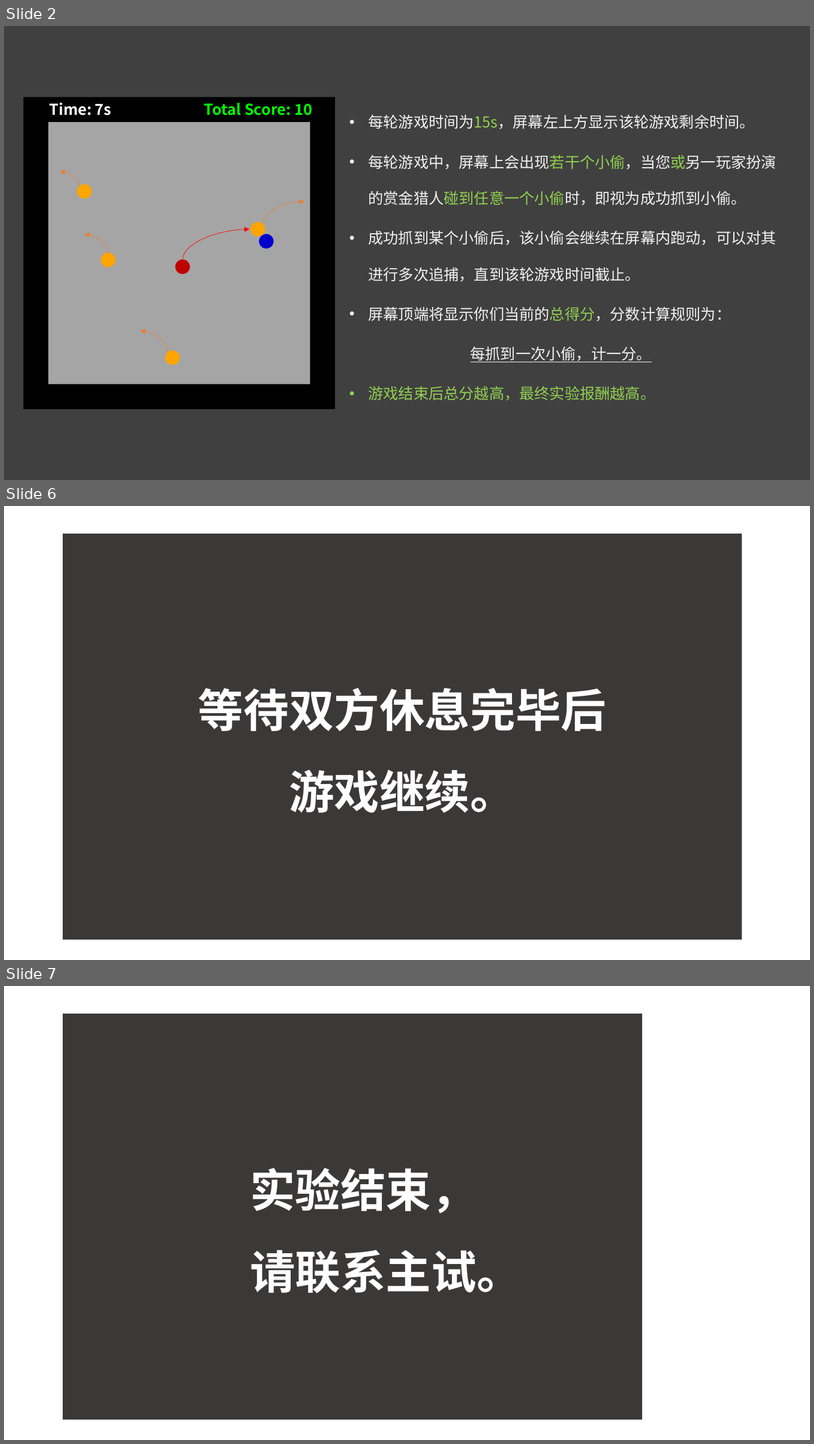
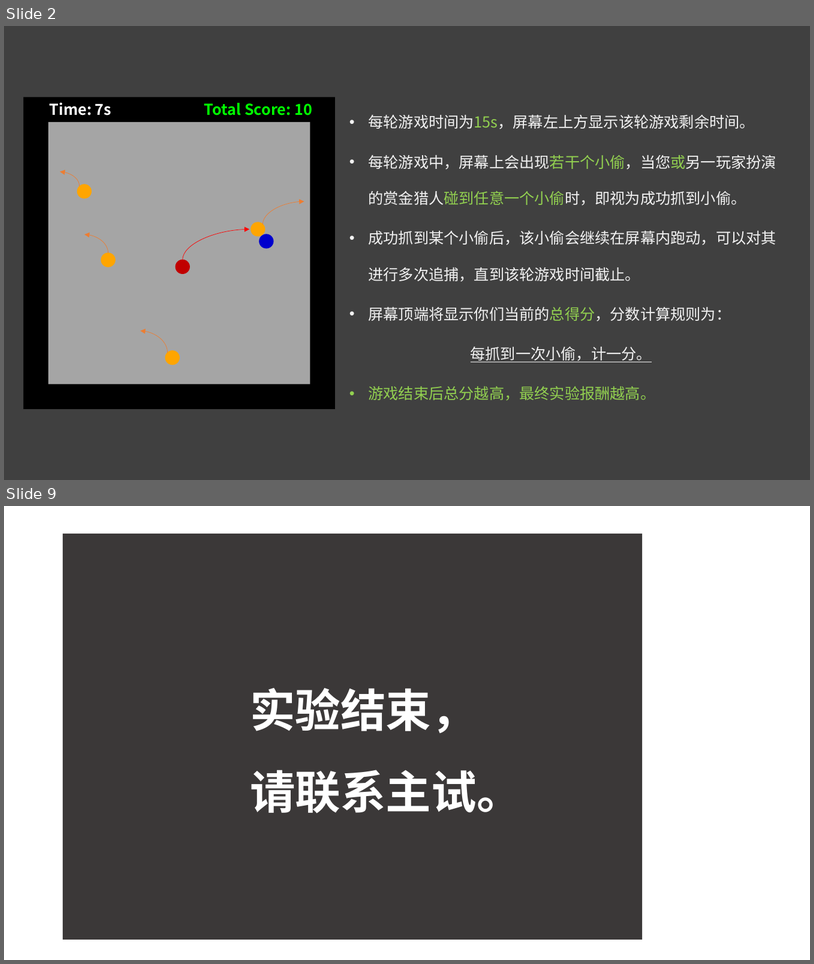
Before and after one commit to ChenyaGu/imagineWeCooperation, a slide deck: pictures/introduction.pptx. Shown one above the other, each under a label of ours: slides 2, 6 and 7 before the commit, slides 2 and 9 after it; the slides between them are not shown. The pictures are 814x1444 and 814x964 pixels, drawn with LibreOffice and Linux fonts; fonts in the diff are those of the drawing. Boxes give left, top, right and bottom in pixels: in the first picture for what was removed or moved away, otherwise in the second. Text is boxed around its words. In the diff, an @@ line names an element or a change of style, - is before the commit and + after.

```diff
--- a/pictures/introduction.pptx
+++ b/pictures/introduction.pptx
@@ slide 6 removed at (4, 506, 810, 960), background #FFFFFF @@
@@ rectangle removed at (63, 534, 743, 940) @@
-        等待双方休息完毕后
-        游戏继续。
@@ what was slide 7 is now slide 9 @@
```
Also in this commit, not shown: 4 slides changed, 3 slides added, 1 other slide removed, 10 other files.
